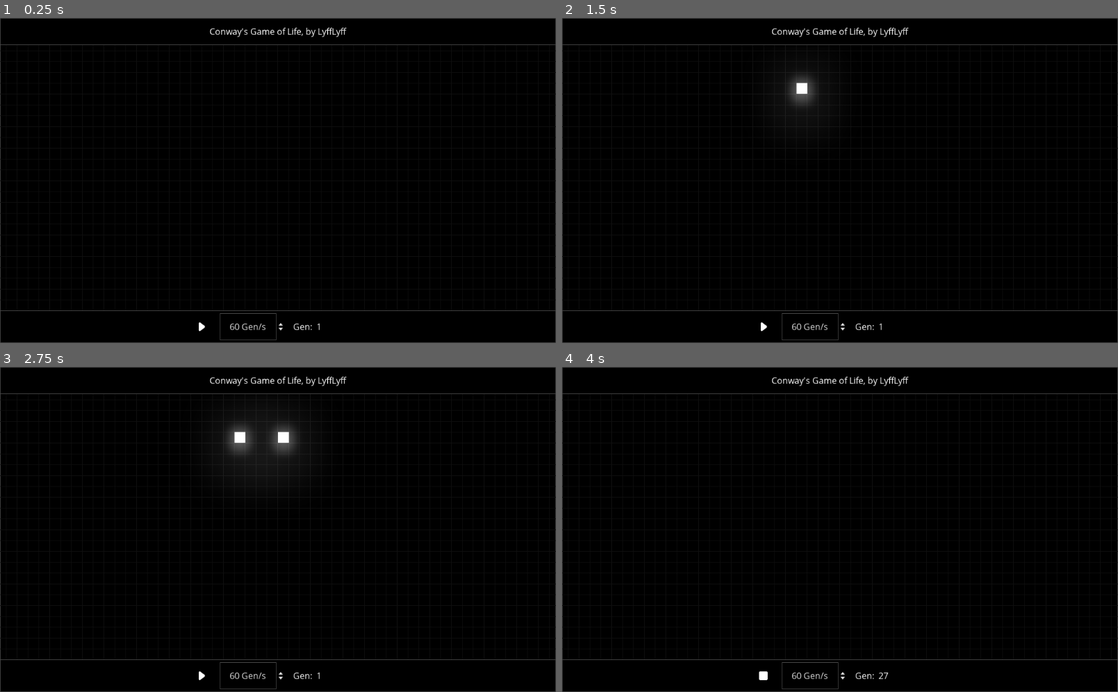
Above: before the commit, frames 1-4 (two rows, left to right).
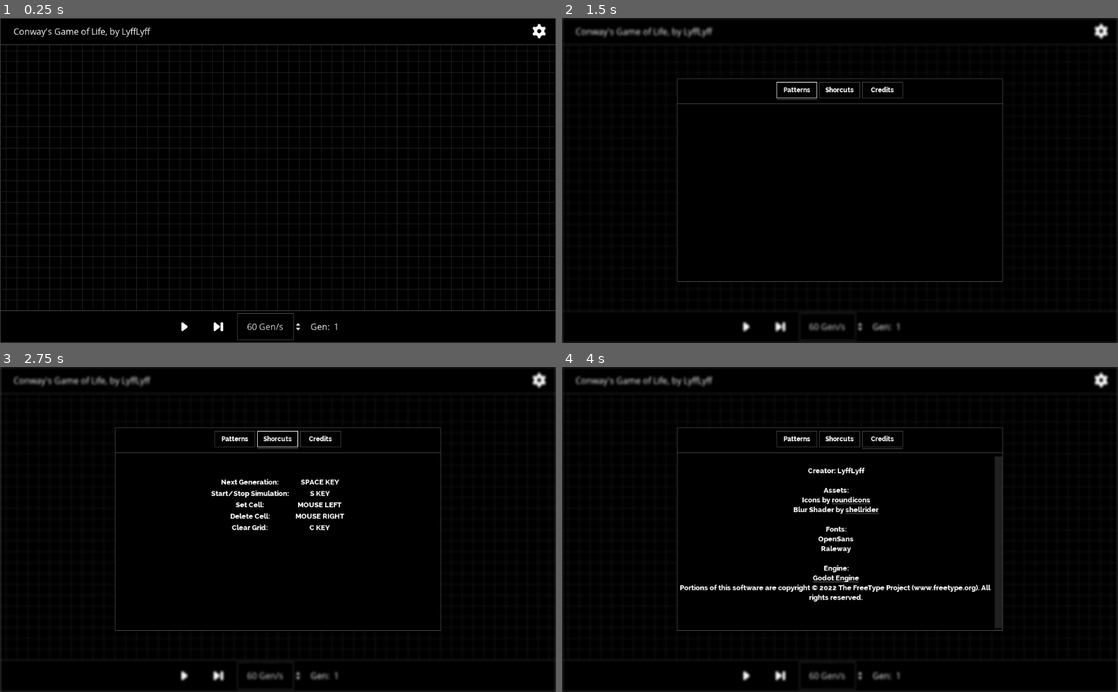
Above: after the commit, the same moments.

Repository: LyffLyff/Conway-s-Game-of-Life
Game: Godot game, scene res://src/scenes/Main.tscn
Same seed, same stepped clock (60 frames per second), same inputs: the game is played once before the commit and once after it.
Inputs (mouse positions are in pixels of both pictures, inside the frame that each line leads up to; where the layout moved, square brackets give the same spot in the first picture):
- Up to frame 1 (0.25 s): no input
- Up to frame 2 (1.5 s): click (1101, 31) at 0.52 s; click (795, 89) at 1.25 s, where only the run after the commit has a clickable "Patterns"
- Up to frame 3 (2.75 s): click (278, 438) at 2 s, where only the run after the commit has a clickable "Shorcuts"
- Up to frame 4 (4 s): click (884, 438) at 2.75 s, where only the run after the commit has a clickable "Credits"; click (745, 675) [762, 675] at 3.5 s

The runs differ from the first frame. In frame 1, 0.9% of the frame differs, in the area x 2-99%, y 1-100%; in frame 2, 3.6%; in frame 3, 5.0%; in frame 4, 5.5%, in the area x 0-100%, y 0-100%.

Commit message:
Menu and Options

Diff:
--- /dev/null
+++ b/src/assets/Shaders/Blur.tres
@@ -0,0 +1,15 @@
+[gd_resource type="ShaderMaterial" load_steps=2 format=2]
+
+[sub_resource type="Shader" id=3]
+code = "shader_type canvas_item;
+
+uniform float lod: hint_range(0.0, 5) = 0.0;
+
+void fragment(){
+	vec4 color = texture(SCREEN_TEXTURE, SCREEN_UV, lod);
+	COLOR = color;
+}"
+
+[resource]
+shader = SubResource( 3 )
+shader_param/lod = 1.0
--- /dev/null
+++ b/src/assets/fonts/SmallText.tres
@@ -0,0 +1,8 @@
+[gd_resource type="DynamicFont" load_steps=2 format=2]
+
+[ext_resource path="res://src/assets/fonts/Raleway-ExtraBold.ttf" type="DynamicFontData" id=1]
+
+[resource]
+size = 13
+use_filter = true
+font_data = ExtResource( 1 )
--- a/src/scenes/Main.gd
+++ b/src/scenes/Main.gd
@@ -12,8 +12,9 @@
 #NODES
 onready var wrld : TileMap = $World
 onready var cam : Camera2D = $View
-onready var play : TextureButton = $UI/MainUI/HBoxContainer/VBoxContainer/PanelContainer/HBoxContainer/Play
-onready var gen_amount : Label = $UI/MainUI/HBoxContainer/VBoxContainer/PanelContainer/HBoxContainer/HBoxContainer/GenAmount
+onready var play : TextureButton = $MainUI/MainUI/HBoxContainer/VBoxContainer/PanelContainer/HBoxContainer/Play
+onready var gen_amount : Label = $MainUI/MainUI/HBoxContainer/VBoxContainer/PanelContainer/HBoxContainer/HBoxContainer/GenAmount
+onready var top_ui : CanvasLayer = $TopUI
 
 
 #CONTANTS
@@ -21,6 +22,7 @@
 	preload("res://src/assets/icons/play_72px.png"),
 	preload("res://src/assets/icons/stop_72px.png")
 ]
+var menu_loaded : bool = false
 
 
 #VARIABLES
@@ -67,6 +69,11 @@
 				KEY_SPACE:
 					#Advances by one Gen
 					self.set_physics_process(true)
+				KEY_C:
+					#Clearing Grid
+					running = true
+					_on_Play_pressed()
+					self.ClearGrid()
 
 
 func _physics_process(var _delta : float):
@@ -111,12 +118,16 @@
 
 func AddCell(var pos : Vector2) -> void:
 	#Adds the cell directly and doesn't need to wait for next gen
+	gen = 1
+	gen_amount.set_text(str(gen))
 	living_cells.push_back(pos)
 	wrld.set_cellv(pos,0)
 
 
 func DeleteCell(var pos : Vector2) -> void:
 	#Deletes the living cell without waiting for the next generation
+	gen = 1
+	gen_amount.set_text(str(gen))
 	wrld.set_cellv(pos,-1)
 	living_cells.erase(pos)
 
@@ -165,13 +176,20 @@
 	return neighbours
 
 
+func ClearGrid() -> void:
+	birthed_cells.resize(0)
+	killed_cells.resize(0)
+	living_cells.clear()
+	wrld.clear()
+
+
 func _draw():
 	var size = get_viewport_rect().size  * cam.zoom / 2
 	var cam_pos = cam.offset
 	for i in range(int((cam_pos.x - size.x) / 1) - 1, int((size.x + cam_pos.x) / 1) + 1):
-		draw_line(Vector2(i * 1, cam_pos.y + size.y + 100), Vector2(i * 1, cam_pos.y - size.y - 100), "111111")
+		draw_line(Vector2(i * 1, cam_pos.y + size.y + 100), Vector2(i * 1, cam_pos.y - size.y - 100), "222222")
 	for i in range(int((cam_pos.y - size.y) / 1) - 1, int((size.y + cam_pos.y) / 1) + 1):
-		draw_line(Vector2(cam_pos.x + size.x + 100, i * 1), Vector2(cam_pos.x - size.x - 100, i * 1), "111111")
+		draw_line(Vector2(cam_pos.x + size.x + 100, i * 1), Vector2(cam_pos.x - size.x - 100, i * 1), "222222")
 
 
 func _on_Start_pressed():
@@ -189,3 +207,21 @@
 	running = !running
 	self.set_physics_process(running)
 	play.texture_normal = play_textures[int(running)]
+
+
+func _on_NextGen_pressed():
+	self.set_physics_process(true)
+
+
+func _on_Settings_pressed():
+	#Stopping Simulation
+	running = true
+	_on_Play_pressed()
+	cam.set_process(false)
+	cam.set_process_input(false)
+
+	#Loading Menu
+	var menu : Control = load("res://src/scenes/Menu.tscn").instance()
+	var _err = menu.connect("tree_exited",cam,"set_process",[true])
+	_err = menu.connect("tree_exited",cam,"set_process_input",[true])
+	top_ui.add_child(menu)
--- a/src/scenes/Main.tscn
+++ b/src/scenes/Main.tscn
@@ -1,10 +1,12 @@
-[gd_scene load_steps=8 format=2]
+[gd_scene load_steps=10 format=2]
 
 [ext_resource path="res://src/assets/SingleCell.png" type="Texture" id=1]
 [ext_resource path="res://src/scenes/Main.gd" type="Script" id=2]
 [ext_resource path="res://src/scenes/View.gd" type="Script" id=3]
 [ext_resource path="res://src/scenes/MainUI.gd" type="Script" id=4]
 [ext_resource path="res://src/assets/icons/play_72px.png" type="Texture" id=5]
+[ext_resource path="res://src/assets/icons/next_72px.png" type="Texture" id=6]
+[ext_resource path="res://src/assets/icons/settings_72px.png" type="Texture" id=7]
 
 [sub_resource type="TileSet" id=1]
 0/name = "SingleCell.png 0"
@@ -52,15 +54,15 @@
 process_mode = 0
 script = ExtResource( 3 )
 
-[node name="UI" type="CanvasLayer" parent="."]
-
-[node name="MainUI" type="MarginContainer" parent="UI"]
+[node name="MainUI" type="CanvasLayer" parent="."]
+
+[node name="MainUI" type="MarginContainer" parent="MainUI"]
 anchor_right = 1.0
 anchor_bottom = 1.0
 mouse_filter = 2
 script = ExtResource( 4 )
 
-[node name="HBoxContainer" type="HBoxContainer" parent="UI/MainUI"]
+[node name="HBoxContainer" type="HBoxContainer" parent="MainUI/MainUI"]
 margin_right = 1024.0
 margin_bottom = 600.0
 mouse_filter = 2
@@ -68,33 +70,54 @@
 size_flags_vertical = 3
 alignment = 2
 
-[node name="VBoxContainer" type="VBoxContainer" parent="UI/MainUI/HBoxContainer"]
+[node name="VBoxContainer" type="VBoxContainer" parent="MainUI/MainUI/HBoxContainer"]
 margin_right = 1024.0
 margin_bottom = 600.0
 mouse_filter = 2
 size_flags_horizontal = 3
 size_flags_vertical = 3
 
-[node name="Header" type="PanelContainer" parent="UI/MainUI/HBoxContainer/VBoxContainer"]
+[node name="Header" type="PanelContainer" parent="MainUI/MainUI/HBoxContainer/VBoxContainer"]
 margin_right = 1024.0
 margin_bottom = 50.0
 rect_min_size = Vector2( 0, 50 )
 
-[node name="HBoxContainer" type="HBoxContainer" parent="UI/MainUI/HBoxContainer/VBoxContainer/Header"]
+[node name="HBoxContainer" type="HBoxContainer" parent="MainUI/MainUI/HBoxContainer/VBoxContainer/Header"]
 margin_left = 1.0
 margin_top = 1.0
 margin_right = 1023.0
 margin_bottom = 49.0
-alignment = 1
-
-[node name="Label" type="Label" parent="UI/MainUI/HBoxContainer/VBoxContainer/Header/HBoxContainer"]
-margin_left = 385.0
+
+[node name="LeftEmpty" type="Control" parent="MainUI/MainUI/HBoxContainer/VBoxContainer/Header/HBoxContainer"]
+margin_right = 20.0
+margin_bottom = 48.0
+rect_min_size = Vector2( 20, 0 )
+
+[node name="Label" type="Label" parent="MainUI/MainUI/HBoxContainer/VBoxContainer/Header/HBoxContainer"]
+margin_left = 24.0
 margin_top = 12.0
-margin_right = 636.0
+margin_right = 275.0
 margin_bottom = 35.0
 text = "Conway's Game of Life, by LyffLyff"
 
-[node name="Buffer" type="Control" parent="UI/MainUI/HBoxContainer/VBoxContainer"]
+[node name="RightEmpty" type="Control" parent="MainUI/MainUI/HBoxContainer/VBoxContainer/Header/HBoxContainer"]
+margin_left = 279.0
+margin_right = 958.0
+margin_bottom = 48.0
+size_flags_horizontal = 3
+
+[node name="Settings" type="TextureButton" parent="MainUI/MainUI/HBoxContainer/VBoxContainer/Header/HBoxContainer"]
+margin_left = 962.0
+margin_top = 6.0
+margin_right = 1022.0
+margin_bottom = 41.0
+rect_min_size = Vector2( 60, 35 )
+size_flags_vertical = 4
+texture_normal = ExtResource( 7 )
+expand = true
+stretch_mode = 5
+
+[node name="Buffer" type="Control" parent="MainUI/MainUI/HBoxContainer/VBoxContainer"]
 margin_top = 54.0
 margin_right = 1024.0
 margin_bottom = 536.0
@@ -102,23 +125,23 @@
 size_flags_horizontal = 3
 size_flags_vertical = 3
 
-[node name="PanelContainer" type="PanelContainer" parent="UI/MainUI/HBoxContainer/VBoxContainer"]
+[node name="PanelContainer" type="PanelContainer" parent="MainUI/MainUI/HBoxContainer/VBoxContainer"]
 margin_top = 540.0
 margin_right = 1024.0
 margin_bottom = 600.0
 rect_min_size = Vector2( 0, 60 )
 
-[node name="HBoxContainer" type="HBoxContainer" parent="UI/MainUI/HBoxContainer/VBoxContainer/PanelContainer"]
+[node name="HBoxContainer" type="HBoxContainer" parent="MainUI/MainUI/HBoxContainer/VBoxContainer/PanelContainer"]
 margin_left = 1.0
 margin_top = 1.0
 margin_right = 1023.0
 margin_bottom = 59.0
 alignment = 1
 
-[node name="Play" type="TextureButton" parent="UI/MainUI/HBoxContainer/VBoxContainer/PanelContainer/HBoxContainer"]
-margin_left = 340.0
+[node name="Play" type="TextureButton" parent="MainUI/MainUI/HBoxContainer/VBoxContainer/PanelContainer/HBoxContainer"]
+margin_left = 308.0
 margin_top = 14.0
-margin_right = 400.0
+margin_right = 368.0
 margin_bottom = 44.0
 rect_min_size = Vector2( 60, 30 )
 size_flags_vertical = 4
@@ -126,10 +149,21 @@
 expand = true
 stretch_mode = 5
 
-[node name="GensPerSec" type="SpinBox" parent="UI/MainUI/HBoxContainer/VBoxContainer/PanelContainer/HBoxContainer"]
-margin_left = 404.0
+[node name="NextGen" type="TextureButton" parent="MainUI/MainUI/HBoxContainer/VBoxContainer/PanelContainer/HBoxContainer"]
+margin_left = 372.0
+margin_top = 14.0
+margin_right = 432.0
+margin_bottom = 44.0
+rect_min_size = Vector2( 60, 30 )
+size_flags_vertical = 4
+texture_normal = ExtResource( 6 )
+expand = true
+stretch_mode = 5
+
+[node name="GensPerSec" type="SpinBox" parent="MainUI/MainUI/HBoxContainer/VBoxContainer/PanelContainer/HBoxContainer"]
+margin_left = 436.0
 margin_top = 4.0
-margin_right = 524.0
+margin_right = 556.0
 margin_bottom = 54.0
 rect_min_size = Vector2( 120, 50 )
 size_flags_vertical = 4
@@ -138,12 +172,12 @@
 align = 1
 suffix = "Gen/s"
 
-[node name="HBoxContainer" type="HBoxContainer" parent="UI/MainUI/HBoxContainer/VBoxContainer/PanelContainer/HBoxContainer"]
-margin_left = 528.0
-margin_right = 682.0
+[node name="HBoxContainer" type="HBoxContainer" parent="MainUI/MainUI/HBoxContainer/VBoxContainer/PanelContainer/HBoxContainer"]
+margin_left = 560.0
+margin_right = 714.0
 margin_bottom = 58.0
 
-[node name="GenText" type="Label" parent="UI/MainUI/HBoxContainer/VBoxContainer/PanelContainer/HBoxContainer/HBoxContainer"]
+[node name="GenText" type="Label" parent="MainUI/MainUI/HBoxContainer/VBoxContainer/PanelContainer/HBoxContainer/HBoxContainer"]
 margin_top = 17.0
 margin_right = 50.0
 margin_bottom = 40.0
@@ -154,7 +188,7 @@
 align = 2
 valign = 1
 
-[node name="GenAmount" type="Label" parent="UI/MainUI/HBoxContainer/VBoxContainer/PanelContainer/HBoxContainer/HBoxContainer"]
+[node name="GenAmount" type="Label" parent="MainUI/MainUI/HBoxContainer/VBoxContainer/PanelContainer/HBoxContainer/HBoxContainer"]
 margin_left = 54.0
 margin_top = 17.0
 margin_right = 154.0
@@ -165,6 +199,9 @@
 text = "1"
 valign = 1
 
+[node name="TopUI" type="CanvasLayer" parent="."]
+layer = 2
+
 [node name="Background" type="CanvasLayer" parent="."]
 layer = -1
 
@@ -174,9 +211,14 @@
 mouse_filter = 2
 size_flags_horizontal = 3
 size_flags_vertical = 3
+__meta__ = {
+"_edit_lock_": true
+}
 
 [node name="WorldEnvironment" type="WorldEnvironment" parent="."]
 environment = SubResource( 2 )
 
-[connection signal="pressed" from="UI/MainUI/HBoxContainer/VBoxContainer/PanelContainer/HBoxContainer/Play" to="." method="_on_Play_pressed"]
-[connection signal="value_changed" from="UI/MainUI/HBoxContainer/VBoxContainer/PanelContainer/HBoxContainer/GensPerSec" to="UI/MainUI" method="_on_GensPerSec_value_changed"]
+[connection signal="pressed" from="MainUI/MainUI/HBoxContainer/VBoxContainer/Header/HBoxContainer/Settings" to="." method="_on_Settings_pressed"]
+[connection signal="pressed" from="MainUI/MainUI/HBoxContainer/VBoxContainer/PanelContainer/HBoxContainer/Play" to="." method="_on_Play_pressed"]
+[connection signal="pressed" from="MainUI/MainUI/HBoxContainer/VBoxContainer/PanelContainer/HBoxContainer/NextGen" to="." method="_on_NextGen_pressed"]
+[connection signal="value_changed" from="MainUI/MainUI/HBoxContainer/VBoxContainer/PanelContainer/HBoxContainer/GensPerSec" to="MainUI/MainUI" method="_on_GensPerSec_value_changed"]
--- a/src/scenes/MainUI.gd
+++ b/src/scenes/MainUI.gd
@@ -2,9 +2,14 @@
 
 #NODES
 onready var gens_per_sec : SpinBox = $HBoxContainer/VBoxContainer/PanelContainer/HBoxContainer/GensPerSec
+onready var play : TextureButton = $HBoxContainer/VBoxContainer/PanelContainer/HBoxContainer/Play
+onready var next_gen : TextureButton  =$HBoxContainer/VBoxContainer/PanelContainer/HBoxContainer/NextGen
 
 
 func _ready():
+	var _err = gens_per_sec.get_line_edit().connect("text_entered",gens_per_sec,"release_focus")
+	_err = play.connect("pressed",play,"release_focus")
+	_err = next_gen.connect("pressed",next_gen,"release_focus")
 	gens_per_sec.set_value(float(Engine.iterations_per_second))
 
 
--- /dev/null
+++ b/src/scenes/Menu.gd
@@ -0,0 +1,33 @@
+extends CenterContainer
+
+#NODES
+onready var options_place : VBoxContainer = $PanelContainer/VBoxContainer/Option
+onready var option_buttons : HBoxContainer = $PanelContainer/VBoxContainer/Header
+
+#PRELOADS
+var options : Array = [
+	preload("res://src/scenes/MenuOptions/Patterns.tscn"),
+	preload("res://src/scenes/MenuOptions/Shortcuts.tscn"),
+	preload("res://src/scenes/MenuOptions/Credits.tscn")
+]
+
+
+func _ready():
+	for i in option_buttons.get_child_count():
+		option_buttons.get_child(i).connect("pressed",self,"load_option",[i])
+	load_option(0)
+
+
+func _process(delta):
+	if Input.is_action_just_pressed("ui_cancel"):
+		get_parent().queue_free()
+
+
+func load_option(var idx : int) -> void:
+	#deleting Prior Options
+	for i in options_place.get_children():
+		i.queue_free()
+
+	options_place.add_child(
+		options[idx].instance()
+	)
--- /dev/null
+++ b/src/scenes/Menu.tscn
@@ -0,0 +1,85 @@
+[gd_scene load_steps=5 format=2]
+
+[ext_resource path="res://src/assets/fonts/Raleway-ExtraBold.ttf" type="DynamicFontData" id=1]
+[ext_resource path="res://src/scenes/Menu.gd" type="Script" id=2]
+[ext_resource path="res://src/assets/Shaders/Blur.tres" type="Material" id=3]
+
+[sub_resource type="DynamicFont" id=1]
+size = 12
+use_filter = true
+font_data = ExtResource( 1 )
+
+[node name="Blur" type="ColorRect"]
+material = ExtResource( 3 )
+anchor_right = 1.0
+anchor_bottom = 1.0
+color = Color( 0, 0, 0, 1 )
+
+[node name="Menu" type="CenterContainer" parent="."]
+anchor_right = 1.0
+anchor_bottom = 1.0
+script = ExtResource( 2 )
+
+[node name="PanelContainer" type="PanelContainer" parent="Menu"]
+margin_left = 212.0
+margin_top = 112.0
+margin_right = 812.0
+margin_bottom = 487.0
+rect_min_size = Vector2( 600, 375 )
+
+[node name="VBoxContainer" type="VBoxContainer" parent="Menu/PanelContainer"]
+margin_left = 1.0
+margin_top = 1.0
+margin_right = 599.0
+margin_bottom = 374.0
+size_flags_horizontal = 3
+size_flags_vertical = 3
+
+[node name="Header" type="HBoxContainer" parent="Menu/PanelContainer/VBoxContainer"]
+margin_right = 598.0
+margin_bottom = 40.0
+rect_min_size = Vector2( 0, 40 )
+size_flags_horizontal = 3
+alignment = 1
+
+[node name="Patterns" type="Button" parent="Menu/PanelContainer/VBoxContainer/Header"]
+margin_left = 182.0
+margin_top = 5.0
+margin_right = 257.0
+margin_bottom = 35.0
+rect_min_size = Vector2( 75, 30 )
+size_flags_vertical = 4
+custom_fonts/font = SubResource( 1 )
+text = "Patterns"
+
+[node name="Shortcuts" type="Button" parent="Menu/PanelContainer/VBoxContainer/Header"]
+margin_left = 261.0
+margin_top = 5.0
+margin_right = 336.0
+margin_bottom = 35.0
+rect_min_size = Vector2( 75, 30 )
+size_flags_vertical = 4
+custom_fonts/font = SubResource( 1 )
+text = "Shorcuts"
+
+[node name="Credits" type="Button" parent="Menu/PanelContainer/VBoxContainer/Header"]
+margin_left = 340.0
+margin_top = 5.0
+margin_right = 415.0
+margin_bottom = 35.0
+rect_min_size = Vector2( 75, 30 )
+size_flags_vertical = 4
+custom_fonts/font = SubResource( 1 )
+text = "Credits"
+
+[node name="HSeparator" type="HSeparator" parent="Menu/PanelContainer/VBoxContainer"]
+margin_top = 44.0
+margin_right = 598.0
+margin_bottom = 48.0
+
+[node name="Option" type="VBoxContainer" parent="Menu/PanelContainer/VBoxContainer"]
+margin_top = 52.0
+margin_right = 598.0
+margin_bottom = 373.0
+size_flags_horizontal = 3
+size_flags_vertical = 3
--- /dev/null
+++ b/src/scenes/MenuOptions/Credits.tscn
@@ -0,0 +1,45 @@
+[gd_scene load_steps=2 format=2]
+
+[ext_resource path="res://src/assets/fonts/SmallText.tres" type="DynamicFont" id=1]
+
+[node name="Credits" type="RichTextLabel"]
+anchor_right = 1.0
+anchor_bottom = 1.0
+size_flags_horizontal = 3
+size_flags_vertical = 3
+custom_fonts/normal_font = ExtResource( 1 )
+bbcode_enabled = true
+bbcode_text = "
+[center]Creator: LyffLyff
+
+Assets:
+Icons by [url=https://roundicons.com/]roundicons[/url]
+Blur Shader by [url=https://godotshaders.com/shader/simple-blur/]shellrider[/url]
+
+Fonts:
+OpenSans
+Raleway
+
+Engine:
+[url=godotengine.org/license]Godot Engine[/url]
+Portions of this software are copyright © 2022 The FreeType Project (www.freetype.org). All rights reserved.
+
+
+"
+text = "
+Creator: LyffLyff
+
+Assets:
+Icons by roundicons
+Blur Shader by shellrider
+
+Fonts:
+OpenSans
+Raleway
+
+Engine:
+Godot Engine
+Portions of this software are copyright © 2022 The FreeType Project (www.freetype.org). All rights reserved.
+
+
+"
--- /dev/null
+++ b/src/scenes/MenuOptions/Patterns.tscn
@@ -0,0 +1,5 @@
+[gd_scene format=2]
+
+[node name="Patterns" type="Control"]
+anchor_right = 1.0
+anchor_bottom = 1.0
--- /dev/null
+++ b/src/scenes/MenuOptions/Shortcuts.tscn
@@ -0,0 +1,23 @@
+[gd_scene load_steps=2 format=2]
+
+[ext_resource path="res://src/assets/fonts/SmallText.tres" type="DynamicFont" id=1]
+
+[node name="Shortcuts" type="RichTextLabel"]
+anchor_right = 1.0
+anchor_bottom = 1.0
+size_flags_horizontal = 3
+size_flags_vertical = 3
+custom_fonts/normal_font = ExtResource( 1 )
+bbcode_enabled = true
+bbcode_text = "
+[center]
+[table=2]
+[cell]Next Generation:[/cell][cell]SPACE KEY[/cell]
+[cell]Start/Stop Simulation:[/cell][cell]S KEY[/cell]
+[cell]Set Cell:[/cell][cell]MOUSE LEFT[/cell]
+[cell]Delete Cell:[/cell][cell]MOUSE RIGHT[/cell]
+[cell]Clear Grid:[/cell][cell]C KEY[/cell]
+[/table][/center]"
+text = "
+
+Next Generation:SPACE KEYStart/Stop Simulation:S KEYSet Cell:MOUSE LEFTDelete Cell:MOUSE RIGHTClear Grid:C KEY"
Binary file added: src/assets/icons/next_72px.png
Not shown, added: src/assets/icons/next_72px.png.import
Binary file added: src/assets/icons/settings_72px.png
Not shown, added: src/assets/icons/settings_72px.png.import
